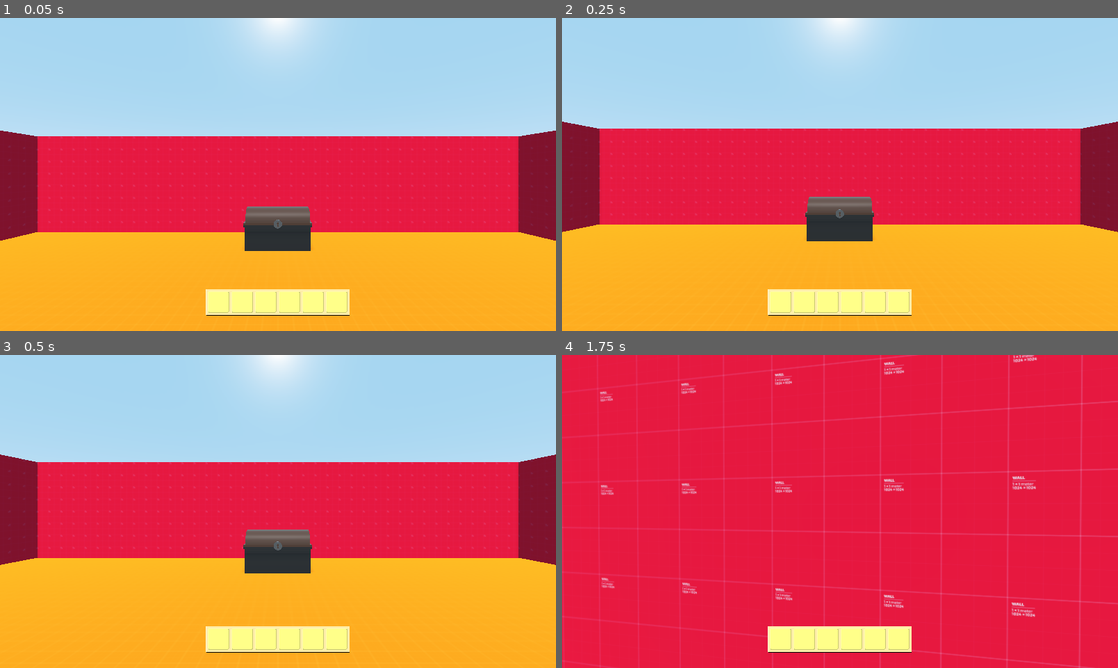
Above: before the commit, frames 1-4 (two rows, left to right).
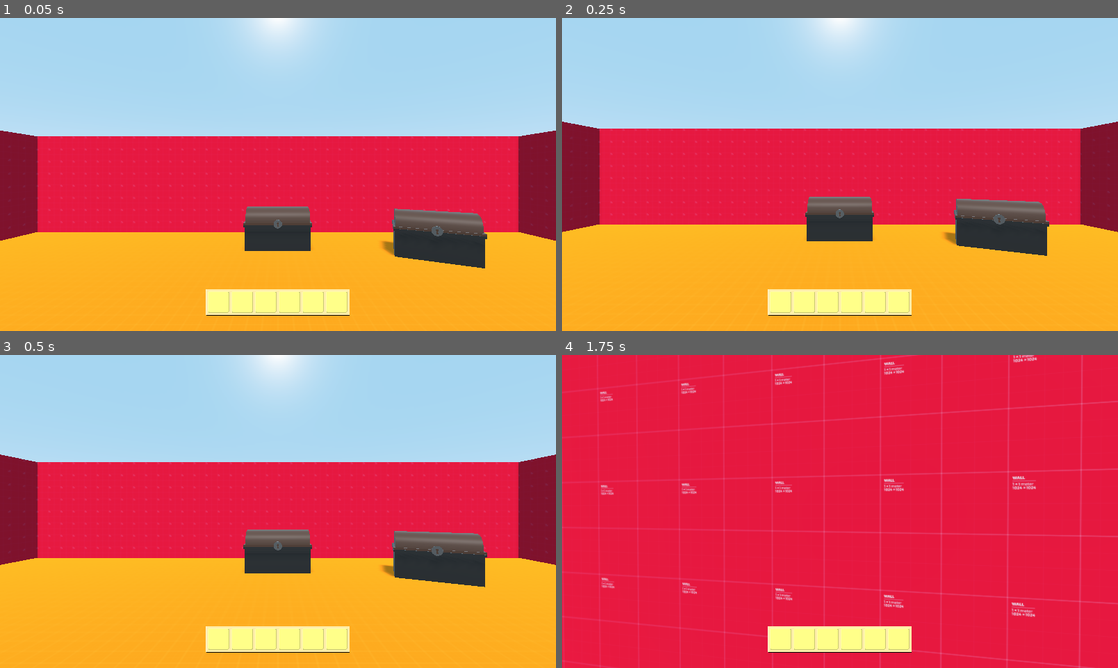
Above: after the commit, the same moments.

Repository: Dragon20C/Dragons-Inventory-System
Game: Godot game, scene res://Scenes/World.tscn
Two runs of this game, one before a commit and one after it. Both use one fixed random seed, a clock stepped at 60 frames per second and the inputs below. The engine's default icon, where the game draws it, is replaced by a stand-in: a white triangle on a blue panel in a dark square.
Inputs (mouse positions are in pixels of both pictures, inside the frame that each line leads up to):
- Up to frame 1 (0.05 s): no input
- Up to frame 2 (0.25 s): no input
- Up to frame 3 (0.5 s): no input
- Up to frame 4 (1.75 s): move the mouse to (867, 511) at 0.52 s; hold W (forward) from 0.53 s (still down); right-click (867, 511) at 0.6 s; tap Space (jump) at 0.77, 1.52 s; move the mouse to (812, 511) at 1.27 s; right-click (812, 511) at 1.35 s

The runs differ from the first frame. In frame 1, 2.7% of the frame differs, in the area x 68-88%, y 60-80%; in frame 2, 2.7%; in frame 3, 2.7%; in frame 4, nothing differs.

Commit message:
Planning on adding animations, but for now cleaning up

Diff:
--- a/Models/Chest/Chest.tscn
+++ b/Models/Chest/Chest.tscn
@@ -54,11 +54,10 @@
 bind/1/bone = -1
 bind/1/pose = Transform( 1, 0, 0, 0, -4.37114e-08, 1, 0, -1, -4.37114e-08, 0.0126174, 1.03983, 1.7069 )
 
-[sub_resource type="ConcavePolygonShape" id=7]
+[sub_resource type="ConcavePolygonShape" id=3]
 data = PoolVector3Array( -2.0126, 1.7448, -0.9893, 2.0905, 1.7502, -1.0961, 1.9874, 1.7448, -0.9893, -2.0126, 1.7448, - …(23684 unchanged characters)…
 
-[sub_resource type="Animation" id=3]
-resource_name = "Closeing"
+[sub_resource type="Animation" id=4]
 length = 0.583333
 tracks/0/type = "transform"
 tracks/0/path = NodePath("Armature001/Skeleton:Top")
@@ -75,8 +74,7 @@
 tracks/1/enabled = true
 tracks/1/keys = PoolRealArray( 0, 1, 0, 0, 0, 0, 0, 0, 1, 1, 1, 1, 0.583333, 1, 0, 0, 0, 0, 0, 0, 1, 1, 1, 1 )
 
-[sub_resource type="Animation" id=4]
-resource_name = "Idle"
+[sub_resource type="Animation" id=5]
 length = 0.291667
 tracks/0/type = "transform"
 tracks/0/path = NodePath("Armature001/Skeleton:Top")
@@ -93,8 +91,7 @@
 tracks/1/enabled = true
 tracks/1/keys = PoolRealArray( 0, 1, 0, 0, 0, 0, 0, 0, 1, 1, 1, 1, 0.291667, 1, 0, 0, 0, 0, 0, 0, 1, 1, 1, 1 )
 
-[sub_resource type="Animation" id=5]
-resource_name = "Opening"
+[sub_resource type="Animation" id=6]
 length = 0.583333
 tracks/0/type = "transform"
 tracks/0/path = NodePath("Armature001/Skeleton:Top")
@@ -111,8 +108,8 @@
 tracks/1/enabled = true
 tracks/1/keys = PoolRealArray( 0, 1, 0, 0, 0, 0, 0, 0, 1, 1, 1, 1, 0.583333, 1, 0, 0, 0, 0, 0, 0, 1, 1, 1, 1 )
 
-[sub_resource type="BoxShape" id=6]
-extents = Vector3( 1, 1.43382, 1.28057 )
+[sub_resource type="BoxShape" id=7]
+extents = Vector3( 2.42096, 1.43382, 1.28057 )
 
 [node name="Chest" type="Spatial"]
 script = ExtResource( 1 )
@@ -144,13 +141,13 @@
 
 [node name="CollisionShape" type="CollisionShape" parent="Armature001/Skeleton/Cube/StaticBody"]
 transform = Transform( 1, 0, 0, 0, -4.37114e-08, 1, 0, -1, -4.37114e-08, 0, 1.0924, 1.70114 )
-shape = SubResource( 7 )
+shape = SubResource( 3 )
 
 [node name="AnimationPlayer" type="AnimationPlayer" parent="."]
 autoplay = "Idle"
-anims/Closeing = SubResource( 3 )
-anims/Idle = SubResource( 4 )
-anims/Opening = SubResource( 5 )
+anims/Closeing = SubResource( 4 )
+anims/Idle = SubResource( 5 )
+anims/Opening = SubResource( 6 )
 
 [node name="Area" type="Area" parent="." groups=[
 "chest",
@@ -158,4 +155,4 @@
 
 [node name="CollisionShape" type="CollisionShape" parent="Area"]
 transform = Transform( 1, 0, 0, 0, 1, 0, 0, 0, 1, 0, 1.3673, 0 )
-shape = SubResource( 6 )
+shape = SubResource( 7 )
--- a/Scenes/World.tscn
+++ b/Scenes/World.tscn
@@ -86,4 +86,7 @@
 [node name="Chest" parent="Meshes" instance=ExtResource( 4 )]
 transform = Transform( 1, 0, 0, 0, 1, 0, 0, 0, 1, 0, -0.883369, -16 )
 
+[node name="Chest2" parent="Meshes" instance=ExtResource( 4 )]
+transform = Transform( 0.908552, 0, -0.417772, 0, 1, 0, 0.417772, 0, 0.908552, 9, -0.883369, -14.1236 )
+
 [node name="Player" parent="." instance=ExtResource( 3 )]
--- a/Scripts/InventoryManager.gd
+++ b/Scripts/InventoryManager.gd
@@ -46,7 +46,7 @@
 		if player.raycast.is_colliding():
 			var object = player.raycast.get_collider()
 			if object.is_in_group("chest"):
-				object.get_parent().animation.play("Opening") # this needs to be better
+				#object.get_parent().animation.play("Opening") # this needs to be better
 				open_inventory_with_chest(object.get_parent().inventory)
 
 func open_inventory_with_chest(chest):
